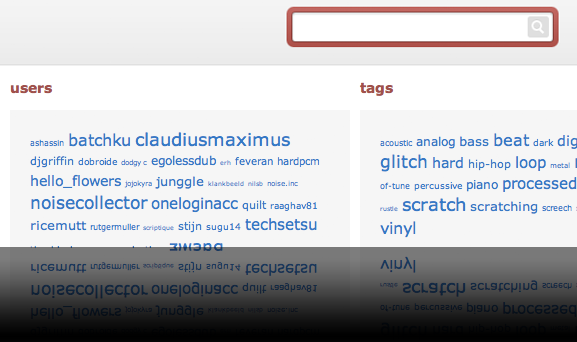
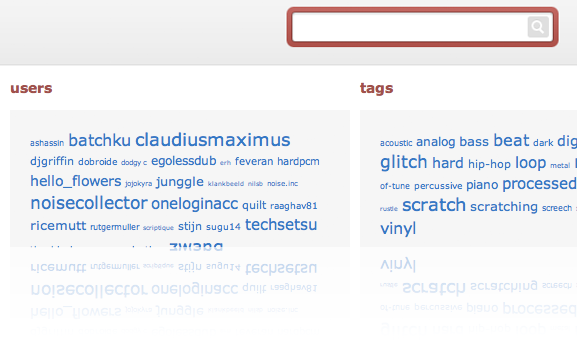
Two versions of the same layered image (577 × 342). Layer-by-layer changes:
"Screen shot 2011-06-27 at 6.14.29 PM": opacity 49% → 30% over [0, 247, 577, 342]
painted on "Layer 1" over [0, 247, 577, 342]
